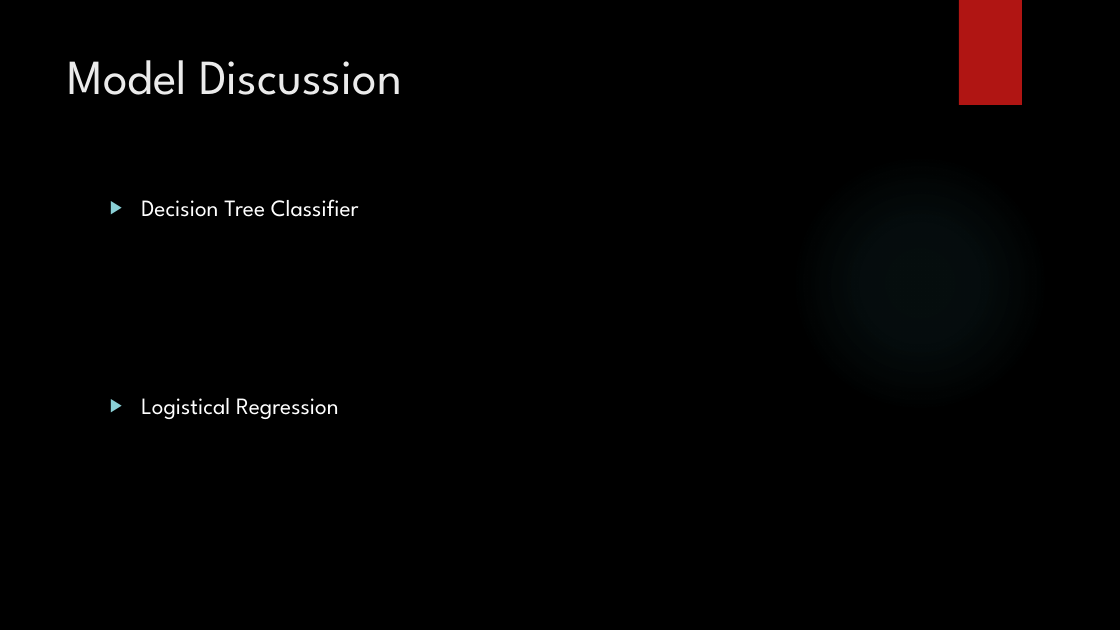
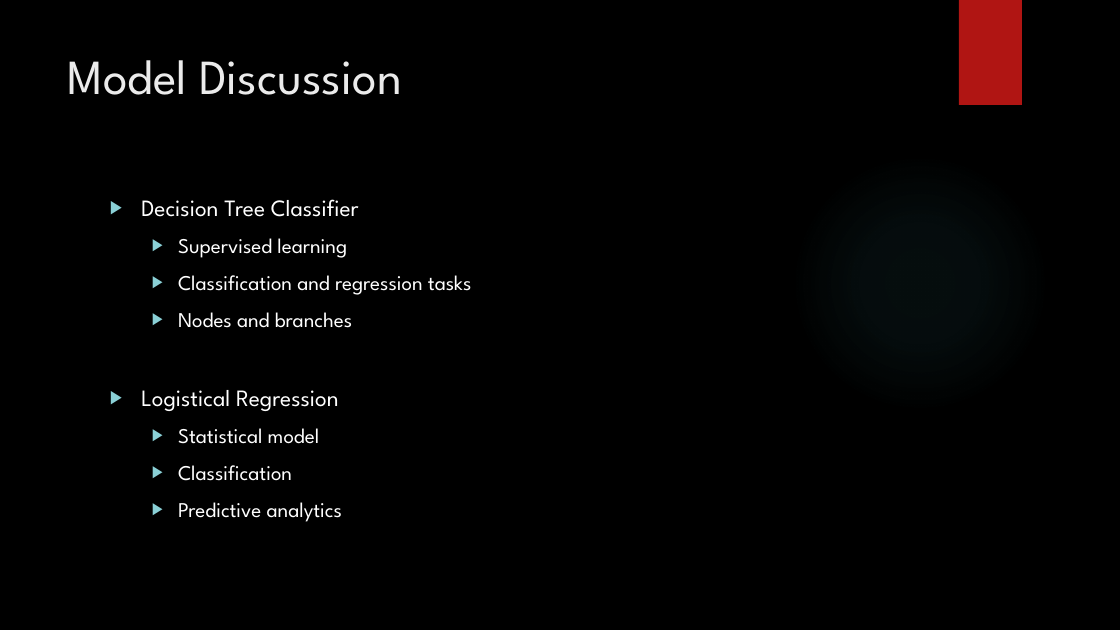
Before and after one commit to SKuczynski17/Group-1-Final-Project, a slide deck: slide 11 of Internal Predicting the NFL Game Winner Presentation.pptx. Drawn at 1120x630 pixels with LibreOffice and Linux fonts; fonts in the diff are those of the drawing; background and template pictures are left out. Boxes give left, top, right and bottom in pixels: in the first picture for what was removed or moved away, otherwise in the second. Text is boxed around its words. In the diff, an @@ line names an element or a change of style, - is before the commit and + after.

```diff
--- a/Internal Predicting the NFL Game Winner Presentation.pptx
+++ b/Internal Predicting the NFL Game Winner Presentation.pptx
@@ text at box(178, 238, 472, 328): paragraphs added @@
+  ▶ Supervised learning
+  ▶ Classification and regression tasks
+  ▶ Nodes and branches
@@ text at box(178, 428, 342, 522): paragraphs added @@
+  ▶ Statistical model
+  ▶ Classification
+  ▶ Predictive analytics
```
Also in this commit, not shown: 1 other slide changed, 1 slide added, 1 slide removed.
